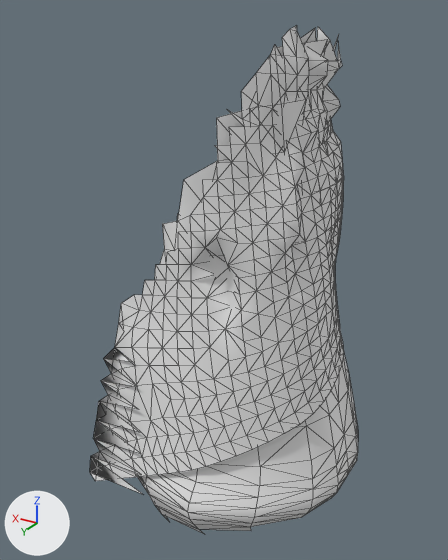
An edit to the FBX model Assets/Resources/Models/Equip/Discipulo_CalcaR.fbx, drawn before and after from the same camera.
Both versions are drawn from a 50 mm lens placed at (-0.338, 0.653, 0.094), pointed at (0.037, 0.029, -0.219). Every picture has the same lights, and +X, +Y and +Z are marked at lower left. The first picture is the older version. Mesh edges are drawn as thin lines. Where no turn or scale is listed for an object, it has been applied to the vertices. Vertices at exactly the same position are counted once.

In view in the first picture: 'Piece'.
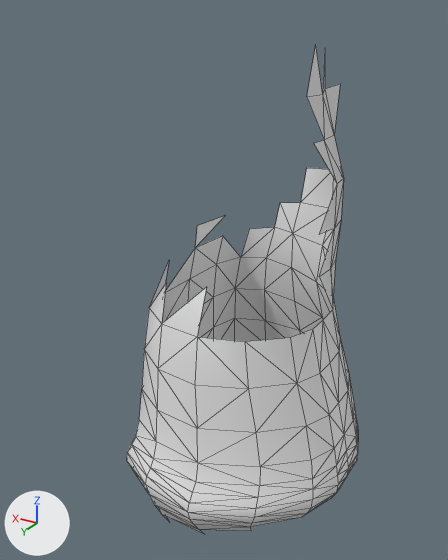
Boxes [x1, y1, x2, y2] around the edits, measured in the pictures (448 x 560 px):
'Piece', reshaped (14% narrower): before [90, 25, 358, 534]; after [127, 46, 358, 534]
part 1 of me_kzs_calcar_0_009, deleted: before [90, 25, 344, 494]
part 2 of me_kzs_calcar_0_009, cut back: before [159, 34, 344, 311]; after [144, 46, 344, 368]
part 3 of me_kzs_calcar_0_009, reshaped: [346, 429, 358, 468] in both

What changed in the scene script:
```text
Change me_kzs_calcar_0_009:
    used by ob_piece; location = (0.0, 0.0, 0.0)
    remove me_kzs_calcar_0_009.from_pydata(...)  # 715 vertices, 1250 faces; spans x -0.14..0.157, y -0.163..0.185, z -0.518..0.082
    add me_kzs_calcar_0_009.from_pydata(...)  # 204 vertices, 344 faces; spans x -0.14..0.133, y -0.163..0.178, z -0.518..0.062
    me_kzs_calcar_0_009 part 1: the loose piece of 467 vertices spanning x -0.115..0.157, y -0.117..0.185, z -0.478..0.082 is deleted
    me_kzs_calcar_0_009 part 2
    42 vertices are removed from x -0.083..0.106, y -0.067..0.113, z -0.244..0.068
    86 faces are deleted
    22 vertices move from x -0.077..0.113, y -0.132..0.124, z -0.302..0.072 to x -0.077..0.113, y -0.141..0.125, z -0.302..0.057
    11 vertices are added at x -0.083..0.105, y -0.074..0.118, z -0.244..0.062
    15 new faces join them
    me_kzs_calcar_0_009 part 3
    6 faces are deleted
    2 vertices are added at (-0.003, -0.161, -0.442), (-0.137, -0.034, -0.448)
    10 new faces join them
    other edits to the shape of me_kzs_calcar_0_009 do not show in these pictures
```
